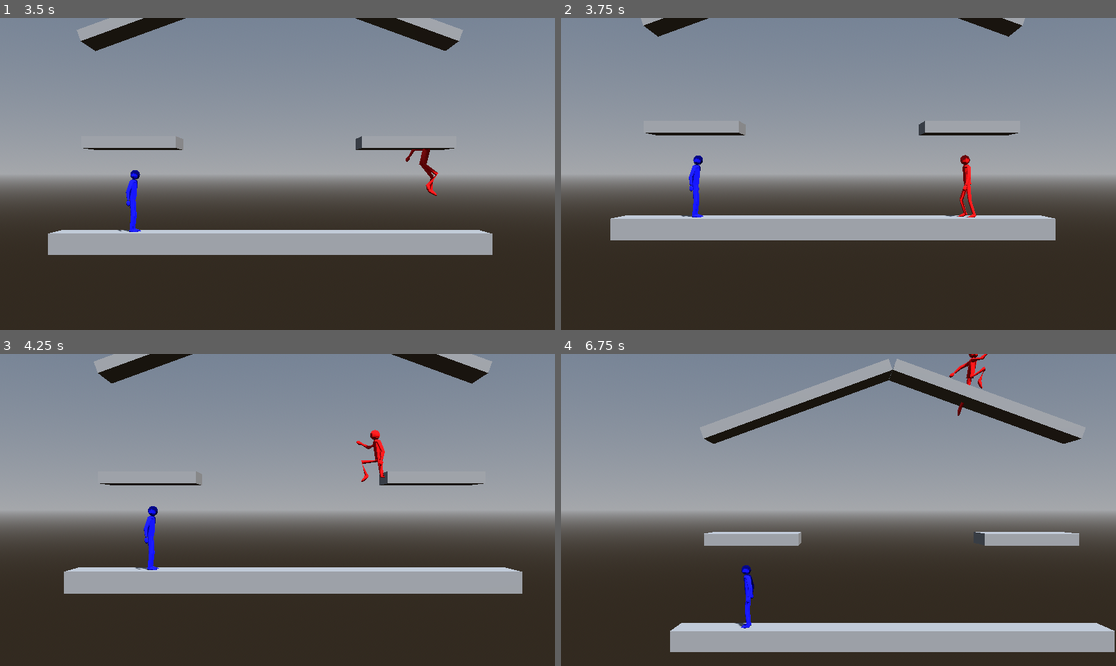
Above: before the commit, frames 1-4 (two rows, left to right).
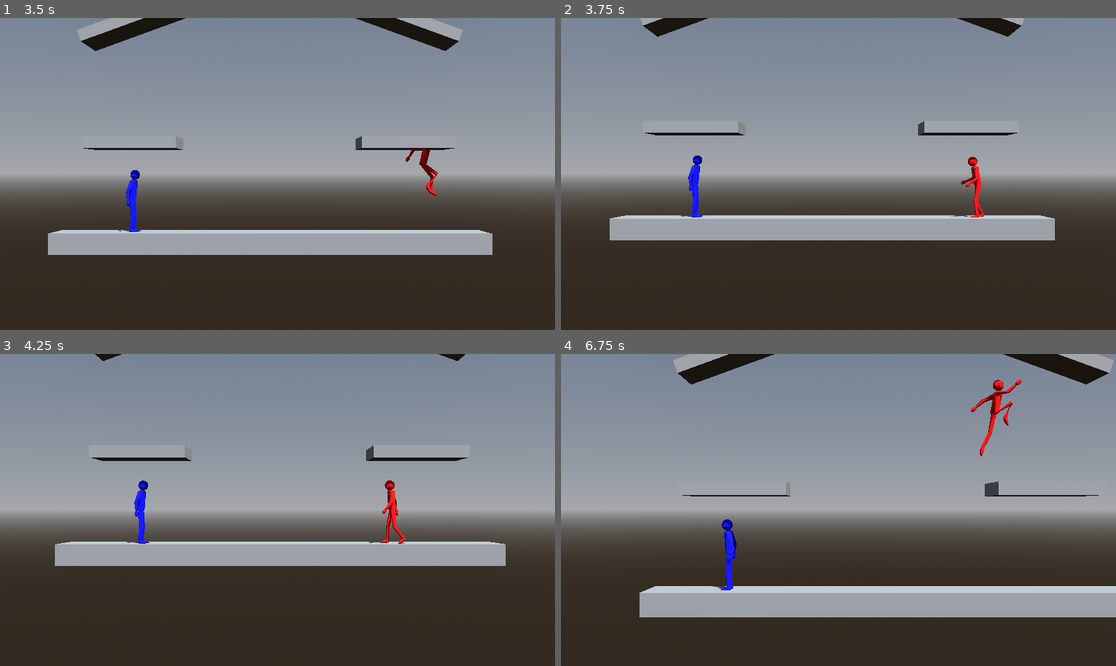
Above: after the commit, the same moments.

Repository: CocoMarck/SuperSmashTux
Game: Godot game, scene res://scenes/main.tscn
Same seed, same stepped clock (60 frames per second), same inputs: the game is played once before the commit and once after it.
Inputs:
- Up to frame 1 (3.5 s): hold Right (player1_move_right) 0.53-1.28 s; tap K (player1_attack) at 0.6 s; tap / (player1_jump) at 0.77, 1.52, 3.02 s; hold Down (player1_move_down) 1.28-2.03 s; tap O (player1_grab) at 1.35 s; hold Right (player1_move_right) 2.03-2.78 s; tap L (player1_power_attack) at 2.1 s; hold Up (player1_move_up) from 2.78 s (still down); tap P (player1_shield) at 2.85 s
- Up to frame 2 (3.75 s): release Up (player1_move_up) at 3.53 s; hold Left (player1_move_left) from 3.53 s (still down); hold . (player1_walk) from 3.53 s (still down)
- Up to frame 3 (4.25 s): keep holding Left (player1_move_left); keep holding . (player1_walk); tap / (player1_jump) at 3.77 s
- Up to frame 4 (6.75 s): release . (player1_walk) at 4.28 s; tap G (player2_attack) at 4.35 s; tap / (player1_jump) at 4.52, 6.02 s; release Left (player1_move_left) at 5.03 s; hold Down (player1_move_down) 5.03-5.78 s; tap H (player2_grab) at 5.1 s; hold Right (player1_move_right) 5.78-6.53 s; tap S (player2_move_down) at 5.85 s; hold Up (player1_move_up) from 6.53 s (still down); tap A (player2_move_left) at 6.6 s

Frame 1 is identical in both runs. In frame 2, 0.7% of the frame differs, in the area x 8-90%, y 0-72%; in frame 3, 17%; in frame 4, 25%, in the area x 14-100%, y 0-96%.

Commit message:
Person: Optimization, and bettern naming. Fighter: Animation of using shield.

Diff:
--- a/scripts/fighter.gd
+++ b/scripts/fighter.gd
@@ -8,6 +8,10 @@
 var _grab: bool = false
 var _shield: bool = false
 
+# Propiedades privadas | Flancos
+var _was_shield: bool = false
+var _shield_pressed: bool = false
+
 # Propiedades privadas | Grab
 var _grab_move_time: float = 0.0
 var _grab_move_duration: float = 0.375#GameBalance.GRAB_MOVE_NORMAL_DURATION
@@ -17,6 +21,7 @@
 var _shield_time: float = 0.0
 var _shield_regeneration_time :float = 0.0
 var _shield_regeneration_value :float = 0.5
+var _shield_move_time: float = 0.0
 var _allow_shield: bool = true
 
 # Propiedades privadas | Shield rodar
@@ -634,7 +639,17 @@
 			_pivot.add_child(hitbox)
 
 # Funciones | Shield
+func _waiting_shield_move(signals: VerticalForceSignals) -> bool:
+	return _shield_move_time > 0 and signals.on_floor
+
 func _shield_regeneration(delta: float, signals: VerticalForceSignals) -> void:
+	'''
+	Regenera el escudo, solo si no esta haciendo ataque, o anda rodando.
+	'''
+	if _with_shield(signals) or _rolling():
+		return
+
+	# Regenerar solo en el piso, y cuando no ruede, y cuando no se use escudo.
 	if signals.on_floor:
 		if _shield_regeneration_time <= 0.0:
 			_shield_time += _shield_regeneration_value
@@ -647,23 +662,44 @@
 		_shield_time = GameBalance.SHIELD_DURATION
 
 func _shield_move(delta: float, signals: VerticalForceSignals) -> void:
+	'''
+	Cuenta la anim de hacer el shield. Pone el shield, y le resta capacidad de uso, hasta cero.
+	'''
+	if _shield_pressed:
+		_shield_move_time = GameBalance.SHIELD_MOVE_DURATION
+
+	# Esperar animacion de shield
+	if _waiting_shield_move(signals):
+		if not signals.on_floor or taking_damage():
+			_shield_move_time = GameBalance.SHIELD_MOVE_DURATION
+		else:
+			_shield_move_time -= delta
+
+	# Asegurar que este activado el escudo. Que este en el piso o si no cancelar.
+	if (
+		(
+			_waiting_shield_move(signals) or
+			( not ( (_shield or _shield_blockstun) and _allow_shield ) )
+		) or not signals.on_floor
+	):
+		return
+
 	# Tiene que estar en el piso
-	if signals.on_floor:
-		if _shield_time > 0.0:
-			_shield_time -= delta
-			# Blockstun time
-			if _shield_blockstun_time <= 0:
-				_shield_blockstun = false
-			if _shield_blockstun:
-				_shield_blockstun_time -= delta
-		if _shield_time <= 0.0:
-			# Daño por exceso de uso de escudo
+	if _shield_time > 0.0:
+		_shield_time -= delta
+		# Blockstun time
+		if _shield_blockstun_time <= 0:
 			_shield_blockstun = false
-			_shield_time = 0.0
-			_knockout_time = GameBalance.KNOCKOUT_DURATION
-		else:
-			# Rodar
-			_roll = _left_pressed or _right_pressed
+		if _shield_blockstun:
+			_shield_blockstun_time -= delta
+	if _shield_time <= 0.0:
+		# Daño por exceso de uso de escudo
+		_shield_blockstun = false
+		_shield_time = 0.0
+		_knockout_time = GameBalance.KNOCKOUT_DURATION
+	else:
+		# Rodar
+		_roll = _left_pressed or _right_pressed
 
 func _shield_defence() -> void:
 	'''
@@ -699,7 +735,7 @@
 		(_shield_time > 0) and
 		(
 			(_shield or _shield_blockstun) and _allow_shield and signals.on_floor and not _attacking()
-		)
+		) and (not _waiting_shield_move(signals))
 	)
 
 # Funciones | Shield rodar
@@ -848,19 +884,21 @@
 		_grabbing_cooldown_time -= delta
 	if _shield or _with_shield(frame.vertical_force_signals) or _grabbing() or _grabbing_cooldown_time > 0:
 		_grab = false
-	if _grab or _waiting_grab_move():
+	if _grab or _waiting_grab_move() or _grabbing():
 		_shield = false
+	# Flanco de input shield
+	_shield_pressed = _shield and not _was_shield
+	_was_shield = _shield
 	## No permitir hacer agarre o escudo cuando se ataca.
 	if not _attacking():
 		_grab_move(delta, frame.vertical_force_signals)
-		if (_shield or _shield_blockstun)  and _allow_shield:
-			_shield_move(delta, frame.vertical_force_signals)
-		else:
-			if not _rolling():
-				_shield_regeneration(delta, frame.vertical_force_signals)
-	var waiting_grab_move = _waiting_grab_move()
+		_shield_move(delta, frame.vertical_force_signals)
+		_shield_regeneration(delta, frame.vertical_force_signals)
 	var with_shield = _with_shield(frame.vertical_force_signals)
-	var grab_or_shield = waiting_grab_move or with_shield
+	var grab_or_shield = (
+		_waiting_grab_move() or
+		_waiting_shield_move(frame.vertical_force_signals) or with_shield
+	)
 	if grab_or_shield or _rolling():
 		# Anular ataque si se hace grab, escudo, o rueda.
 		_current_attack = null
@@ -881,7 +919,7 @@
 		# Si este en el piso y da trancazos, no permitir inputs de movimiento horizontal.
 		if _current_attack.air_attack == false:
 			_horizontal_move = false
-	elif _waiting_grab_move() or with_shield or _rolling() or _grabbing():
+	elif _waiting_grab_move() or with_shield or _rolling() or _grabbing() or _waiting_shield_move(frame.vertical_force_signals):
 		_horizontal_move = false
 		_allow_jump = false
 
@@ -953,6 +991,8 @@
 		_roll_anim()
 	elif _waiting_grab_move():
 		_animation_player.play("grab")
+	elif _waiting_shield_move(frame.vertical_force_signals):
+		_animation_player.play("grab")
 	elif _with_shield(frame.vertical_force_signals):
 		_animation_player.play("guard")
 	elif _grabbing():
--- a/scripts/helpers/game_balance.gd
+++ b/scripts/helpers/game_balance.gd
@@ -43,6 +43,7 @@
 const ROLL_SHIELD_COST_RATIO : float = 0.1
 const SHIELD_DURATION: float = 5.0
 const SHIELD_REGENERATION_DURATION: float = 0.5
+const SHIELD_MOVE_DURATION: float = 0.25
 
 # Fighter | Grab
 const GRAB_MOVE_SHORT_DURATION :float = 0.1
--- a/scripts/person.gd
+++ b/scripts/person.gd
@@ -416,12 +416,10 @@
 			_set_jumps_to_max()
 
 	# Cambiador de velocidad segun sea el caso.
-	var speed : int
+	var speed : int = running_speed
 	var speed_multiplier := 1.0
 	if _walk:
 		speed = walking_speed
-	else:
-		speed = running_speed
 	if signals.on_floor:
 		if _move_down:
 			speed = walking_speed
@@ -647,7 +645,6 @@
 		_knockback_direction = direction
 		_hitstun_time = _get_hitstun_time(damage)
 		_knockback_decay_time = 0.0
-		print(_hitstun_time)
 
 		# Heavy hitstun. Cuando entra.
 		_clean_heavy_hitstun_state()
Not shown, changed: docs/changelog.md
